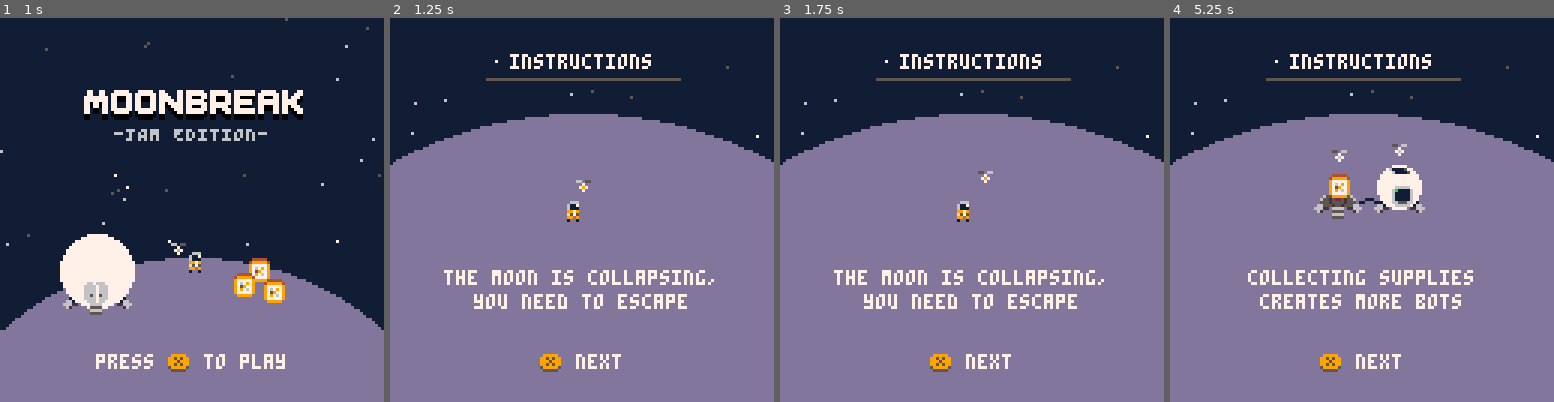
Above: before the commit, frames 1-4 (left to right).
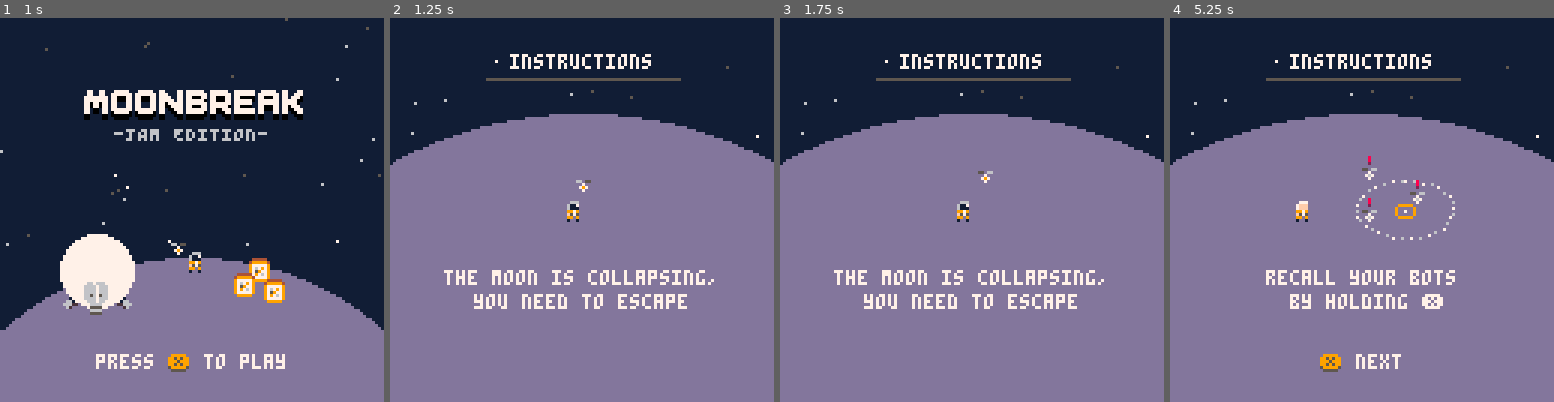
Above: after the commit, the same moments.

Repository: kevinthompson/moonbreak-p8
Game: PICO-8 cartridge moonbreak.p8
Same seed, same stepped clock (60 frames per second), same inputs: the game is played once before the commit and once after it.
Inputs:
- Up to frame 1 (1 s): tap X (X key) at 0.33 s; tap O (Z key) at 0.7 s
- Up to frame 2 (1.25 s): tap X (X key) at 1.07 s
- Up to frame 3 (1.75 s): hold Right from 1.6 s (still down); tap O (Z key) at 1.7 s
- Up to frame 4 (5.25 s): tap X (X key) every 1.12 s from 1.85 to 5.2 s; release Right at 2.1 s; tap O (Z key) every 0.4 s from 2.1 to 4.9 s; hold Up 2.15-2.42 s; hold Right 2.47-3.03 s; hold Left 3.08-3.58 s; hold Down 3.63-3.97 s; hold Right 4.02-4.68 s; hold Up 4.73-5.03 s; hold Left from 5.08 s (still down)

Frame 1 is identical in both runs. In frame 2, 0.5% of the frame differs, in the area x 39-61%, y 87-93%; in frame 3, 0.5%; in frame 4, 4.7%, in the area x 20-79%, y 32-76%.

Commit message:
chore: add input delay to avoid accidentally skipping scenes

Diff:
--- a/scripts/scenes/ending.lua
+++ b/scripts/scenes/ending.lua
@@ -1,5 +1,12 @@
 ending = scene:extend({
   init = function(_ENV)
+    input_enabled = false
+    scene.init(_ENV)
+    async:call(function()
+      wait(60)
+      input_enabled = true
+    end)
+
     music(-1, 10000)
 
     for i = 1,30 do
@@ -15,7 +22,7 @@
   end,
 
   update = function(_ENV)
-    if btnp(5) then
+    if input_enabled and btnp(5) then
       scene:load(title)
     end
   end,
@@ -38,7 +45,9 @@
     ship_y = lerp(ship_y, 32, .005)
     spr(116, ship_x, ship_y)
 
-    printc("press    to start over",112,7)
-    prints("❎", 44, 112, 9, 5)
+    if input_enabled then
+      printc("press    to start over",112,7)
+      prints("❎", 44, 112, 9, 5)
+    end
   end
 })
--- a/scripts/scenes/instructions.lua
+++ b/scripts/scenes/instructions.lua
@@ -2,9 +2,11 @@
   slide = 1,
 
   init = function(_ENV)
+    input_enabled = false
     scene.init(_ENV)
     async:call(function()
       wait(60)
+      input_enabled = true
     end)
 
     person_instance = person:new({
@@ -41,7 +43,7 @@
   end,
 
   update = function(_ENV)
-    if btnp(5) then
+    if input_enabled and btnp(5) then
       if slide == #slides then
         scene:load(game)
       else
@@ -61,12 +63,14 @@
     line(32,20,96,20,5)
     slides[slide](_ENV)
 
-    if slide == #slides then
-      printc("   start game", 112, 7)
-      prints("❎", 38, 112, 9, 5)
-    else
-      printc("   next", 112, 7)
-      prints("❎", 50, 112, 9, 5)
+    if input_enabled then
+      if slide == #slides then
+        printc("   start game", 112, 7)
+        prints("❎", 38, 112, 9, 5)
+      else
+        printc("   next", 112, 7)
+        prints("❎", 50, 112, 9, 5)
+      end
     end
   end,
 
